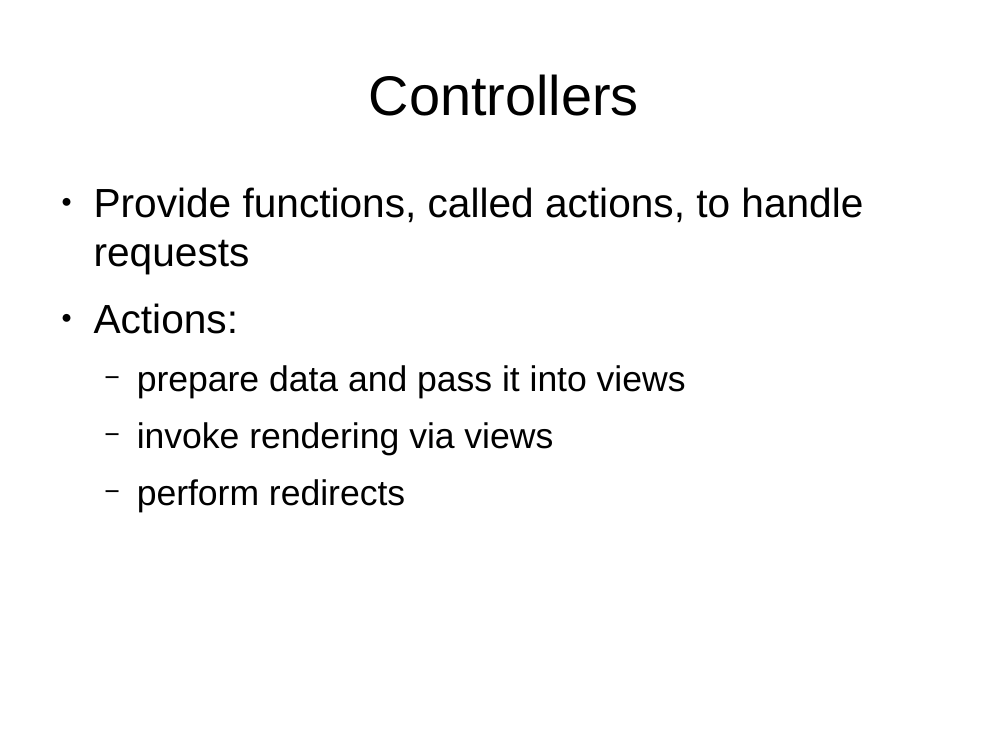
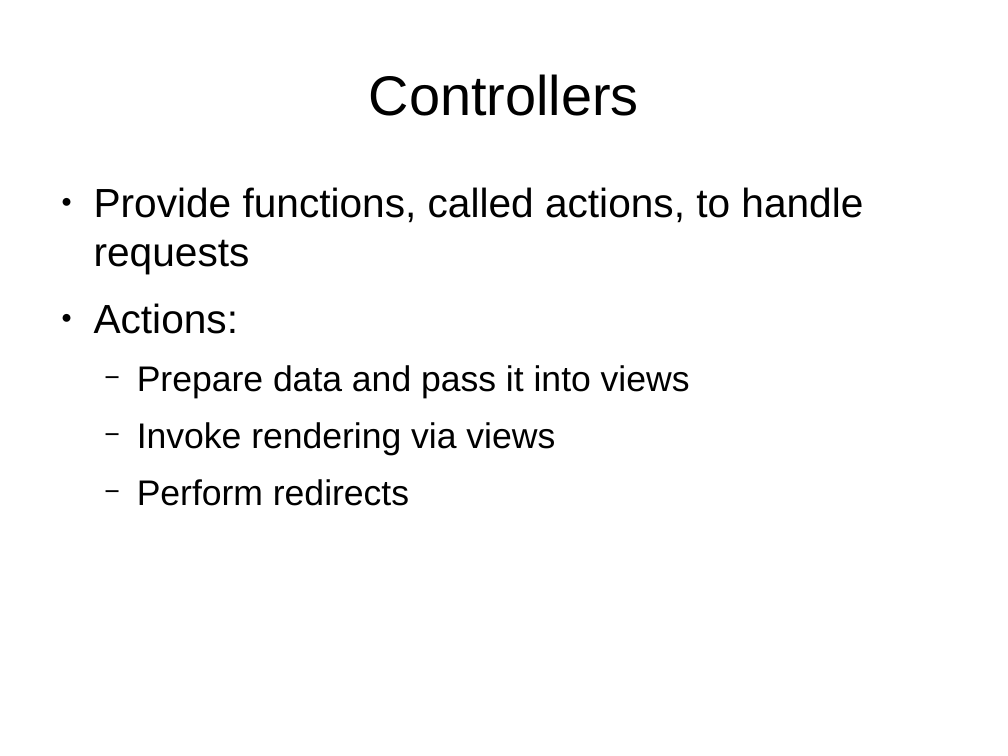
Before and after one commit to ramortegui/talks, a slide deck: slide 12 of odps/working_with_phoenix.odp. Drawn at 1008x756 pixels with LibreOffice and Linux fonts; fonts in the diff are those of the drawing. Boxes give left, top, right and bottom in pixels: in the first picture for what was removed or moved away, otherwise in the second. Text is boxed around its words. In the diff, an @@ line names an element or a change of style, - is before the commit and + after.

```diff
--- a/odps/working_with_phoenix.odp
+++ b/odps/working_with_phoenix.odp
@@ text at box(137, 365, 690, 506): text changed @@
-  − prepare data and pass it into views
-  − invoke rendering via views
-  − perform redirects
+  − Prepare data and pass it into views
+  − Invoke rendering via views
+  − Perform redirects
```
Also in this commit, not shown: 18 other slides changed, 1 slide added, 1 slide removed.
